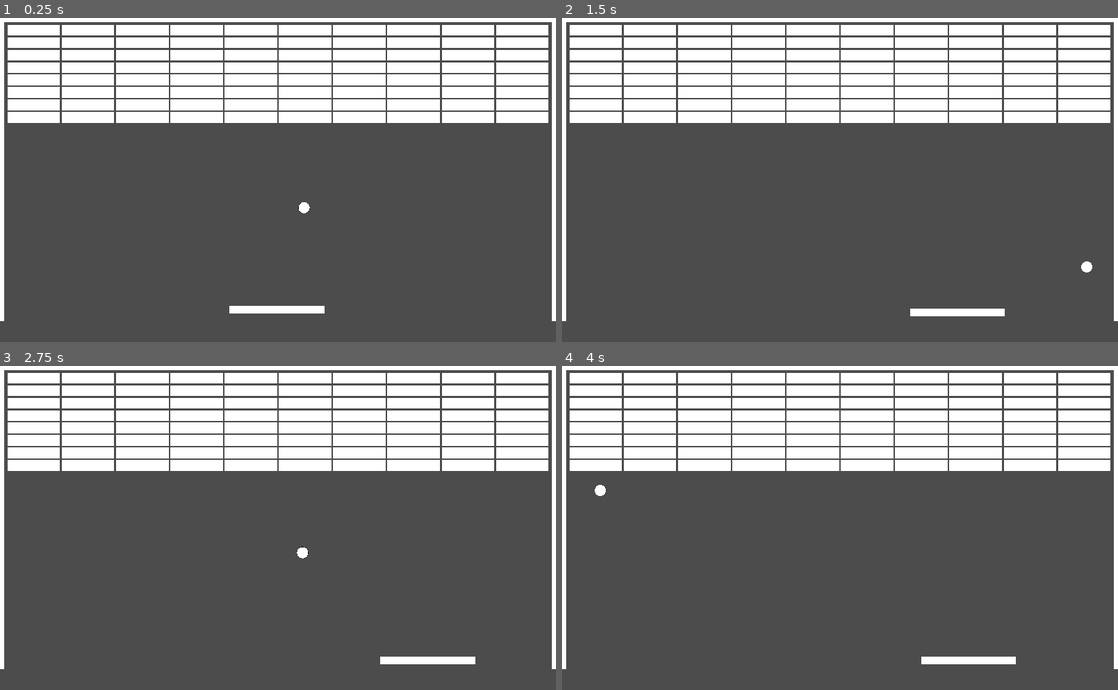
Above: before the commit, frames 1-4 (two rows, left to right).
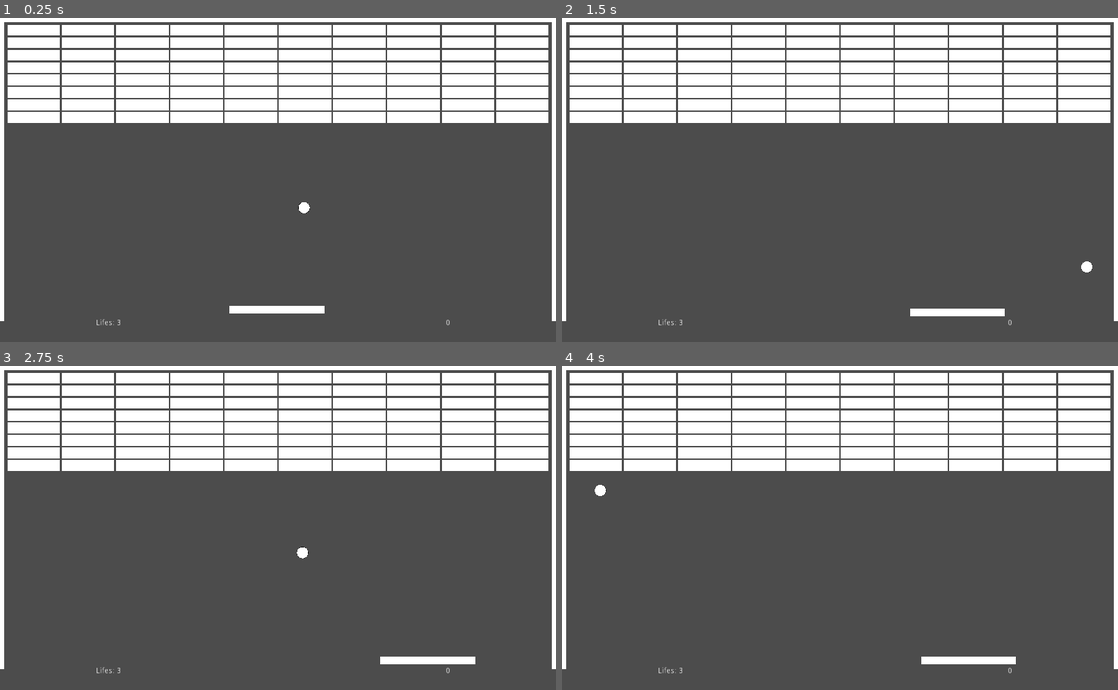
Above: after the commit, the same moments.

Repository: Santyru-C/Breakout-clone
Game: Godot game, scene res://Main.tscn
The game is run twice, just before and just after one commit, with the same random seed, the same clock (stepped at 60 frames per second) and the same inputs.
Inputs:
- Up to frame 1 (0.25 s): no input
- Up to frame 2 (1.5 s): hold Right (ui_right) 0.53-1.28 s; hold Left (ui_left) from 1.28 s (still down)
- Up to frame 3 (2.75 s): release Left (ui_left) at 2.03 s; hold Right (ui_right) from 2.03 s (still down)
- Up to frame 4 (4 s): release Right (ui_right) at 3.53 s; hold Left (ui_left) from 3.53 s (still down)

The runs differ from the first frame. In frame 1, less than 0.1% of the frame differs, in the area x 17-81%, y 92-95%; in frame 2, less than 0.1%; in frame 3, less than 0.1%; in frame 4, less than 0.1%.

Commit message:
add life display with proper functionality

Diff:
--- a/gamefiles/Main.gd
+++ b/gamefiles/Main.gd
@@ -1,6 +1,11 @@
 extends Node
 
 var ball_scene = load("res://scenes/ball.tscn")
+
+func update_life_display():
+	var format_text = "Lifes: %s"
+	var player_lifes = $paddle.lifes
+	$life_display.text = format_text % str(player_lifes)
 
 func place_bricks():
 	var position_y = 25
@@ -25,6 +30,7 @@
 func _ready():
 	call_for_ball()
 	place_bricks()
+	update_life_display()
 
 func _on_paddle_life_depleted():
 	pass # Replace with function body.
@@ -32,3 +38,6 @@
 func _on_Area2D_body_exited(ball):
 	ball.queue_free()
 	call_for_ball()
+
+func _on_paddle_life_down():
+	update_life_display()
--- a/gamefiles/Main.tscn
+++ b/gamefiles/Main.tscn
@@ -74,6 +74,25 @@
 position = Vector2( 0.5, 0 )
 shape = SubResource( 2 )
 
+[node name="life_display" type="Label" parent="."]
+margin_left = 125.0
+margin_top = 550.0
+margin_right = 275.0
+margin_bottom = 580.0
+text = "Test text"
+align = 1
+valign = 1
+
+[node name="score_display" type="Label" parent="."]
+margin_left = 750.0
+margin_top = 550.0
+margin_right = 900.0
+margin_bottom = 580.0
+text = "0"
+align = 1
+valign = 1
+
 [connection signal="life_depleted" from="paddle" to="." method="_on_paddle_life_depleted"]
+[connection signal="life_down" from="paddle" to="." method="_on_paddle_life_down"]
 [connection signal="body_exited" from="Area2D" to="." method="_on_Area2D_body_exited"]
 [connection signal="body_exited" from="Area2D" to="paddle" method="_on_Area2D_ball_exited"]
--- a/gamefiles/scenes/paddle.gd
+++ b/gamefiles/scenes/paddle.gd
@@ -1,6 +1,7 @@
 extends KinematicBody2D
 export(int) var speed = 400
 signal life_depleted
+signal life_down
 
 var lifes = 3
 var direction = Vector2()
@@ -28,4 +29,5 @@
 
 func _on_Area2D_ball_exited(_body):
 	lifes -= 1
+	emit_signal("life_down")
 	life_check()
